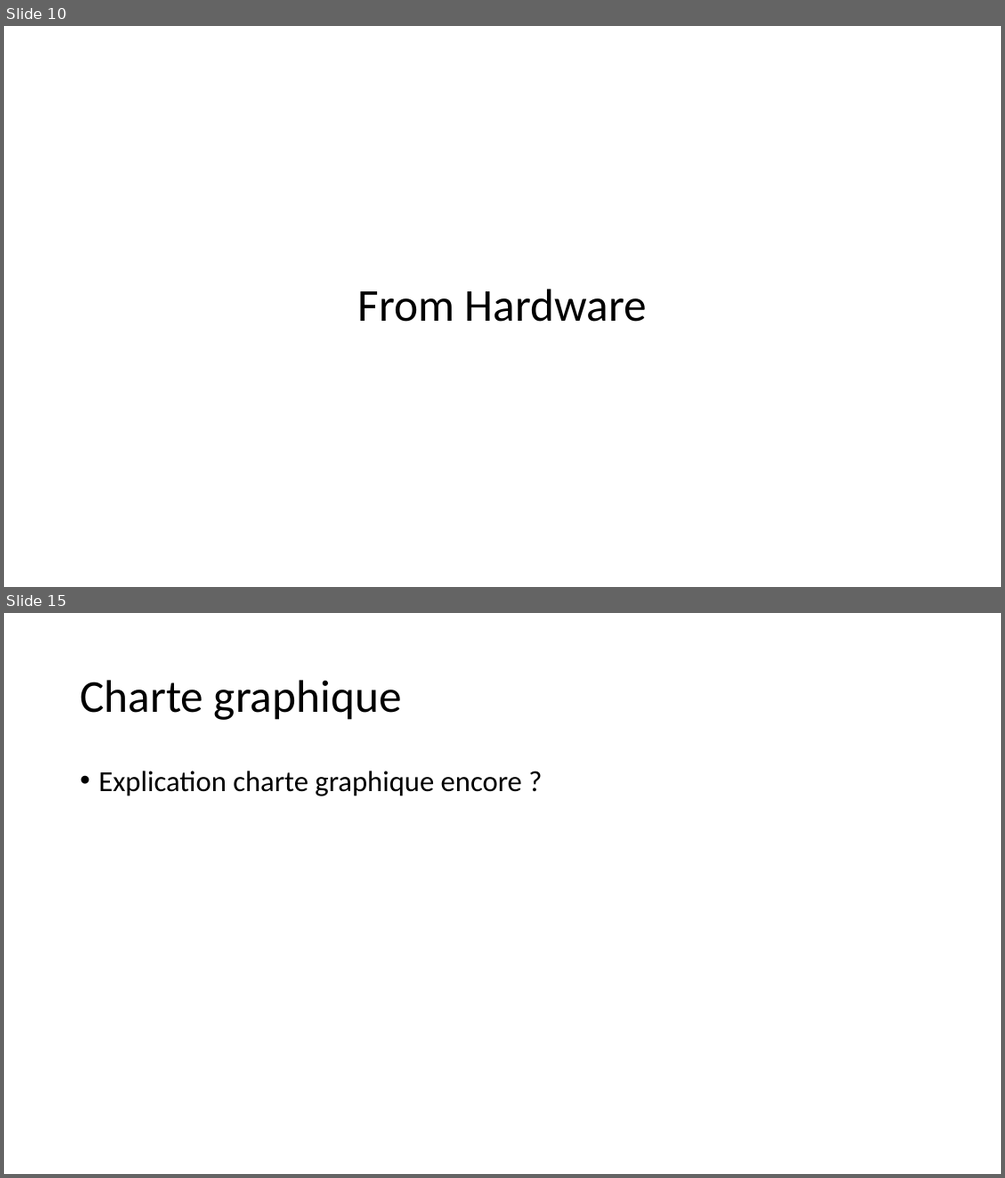
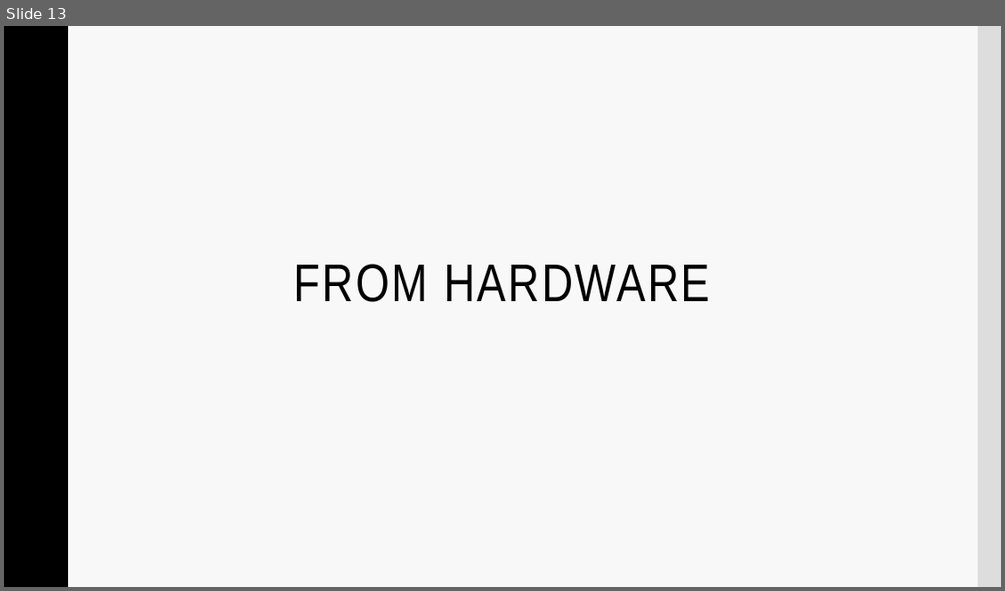
Before and after one commit to Frizzbii/Serious-Game-MMI, a slide deck: presentation.pptx. Shown one above the other, each under a label of ours: slides 10 and 15 before the commit, slide 13 after it; the slides between them are not shown. The pictures are 1005x1178 and 1005x591 pixels, drawn with LibreOffice and Linux fonts; fonts in the diff are those of the drawing; background and template pictures are left out. Boxes give left, top, right and bottom in pixels: in the first picture for what was removed or moved away, otherwise in the second. Text is boxed around its words. In the diff, an @@ line names an element or a change of style, - is before the commit and + after.

```diff
--- a/presentation.pptx
+++ b/presentation.pptx
@@ slide 15 removed at <box>4,613,1001,1174</box>, background #FFFFFF @@
@@ title removed at <box>80,680,402,720</box> @@
-Charte graphique
@@ text removed at <box>98,771,522,796</box> @@
-• Explication charte graphique encore ?
@@ what was slide 10 is now slide 13 @@
@@ slide 13 changed as well @@
@@ background #FFFFFF to #F8F8F8 @@
@@ rectangle added at <box>4,26,67,587</box>, fill #000000, outline #000000 1 pt @@
@@ rectangle added at <box>978,26,1001,587</box>, fill #DDDDDD @@
@@ title "FROM HARDWARE" at <box>294,264,711,302</box>: vertical alignment middle to top @@
@@ title at <box>294,264,711,302</box>: text changed; size 44 to 51 pt; font Calibri to Arial Narrow @@
-From Hardware
+FROM HARDWARE
```
Also in this commit, not shown: 11 other slides changed, 4 slides added, 7 other slides removed.
